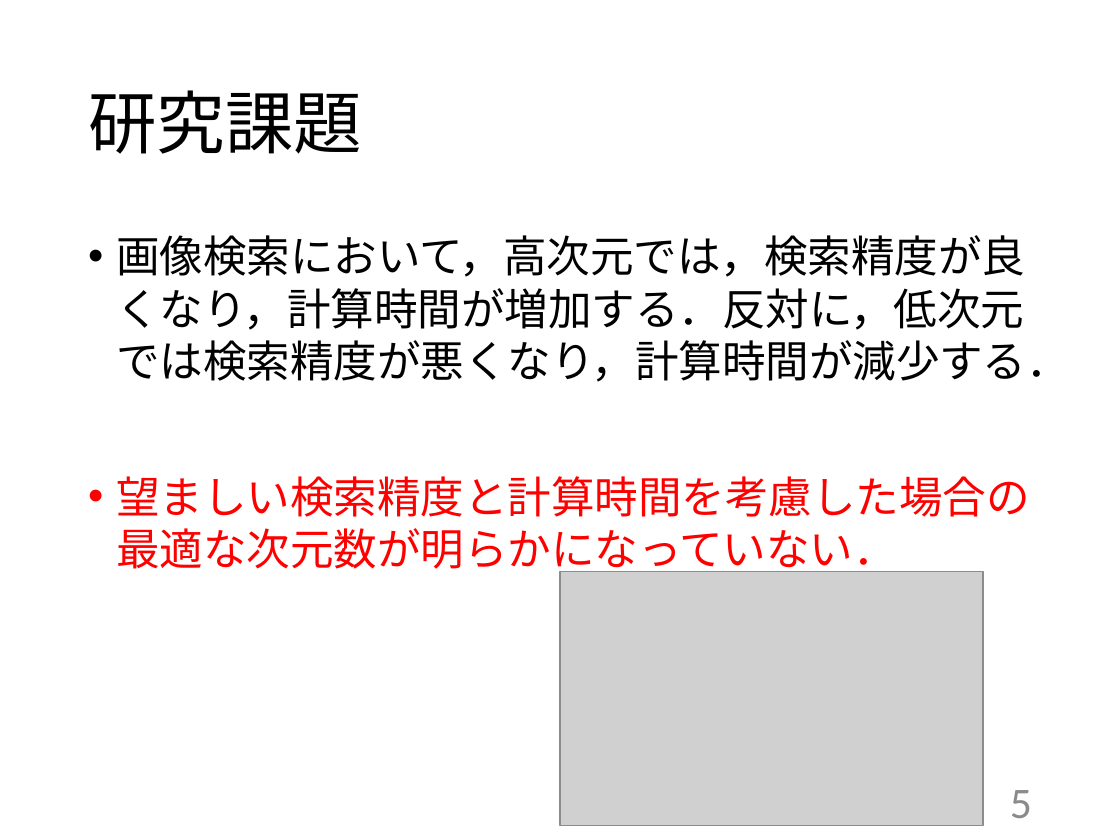
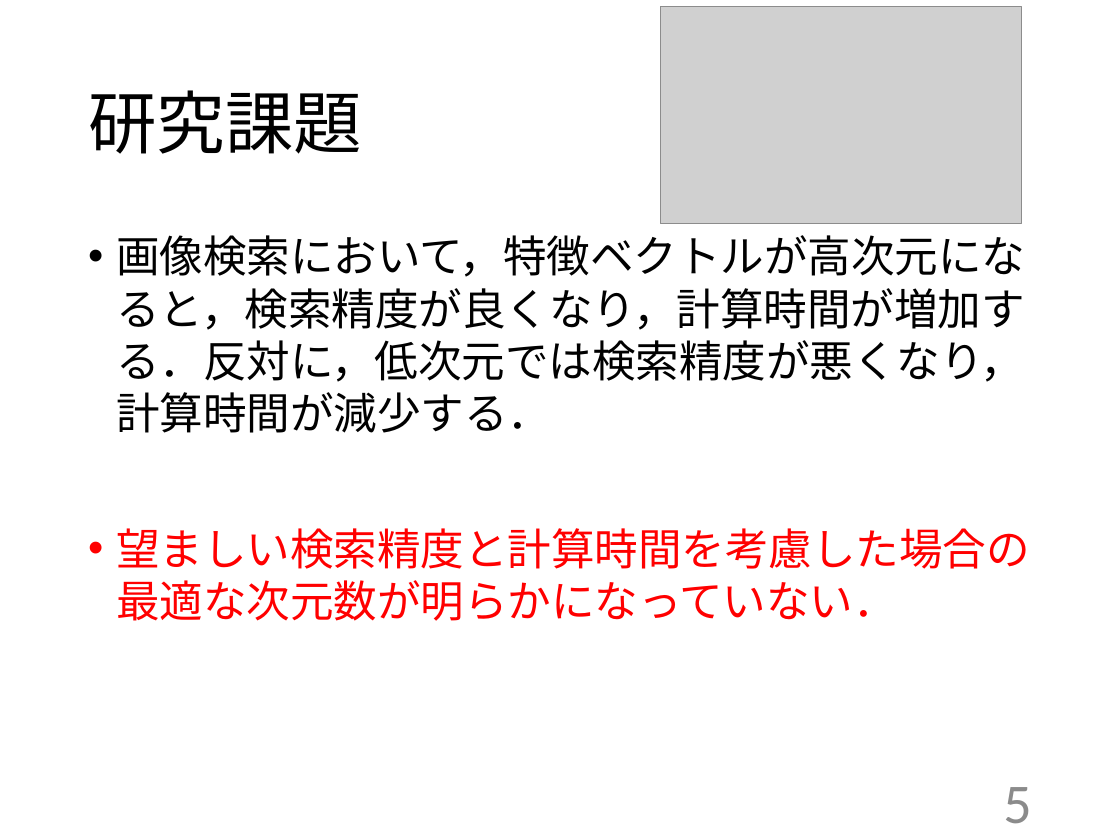
Before and after one commit to kait-takanolab/1821005-yoshioka-thesis, a slide deck: slide 5 of 卒研発表/1821005_yoshioka_thesis.pptx. Drawn at 1120x840 pixels with LibreOffice and Linux fonts; fonts in the diff are those of the drawing; grey boxes stand for pictures. Boxes give left, top, right and bottom in pixels: in the first picture for what was removed or moved away, otherwise in the second. Text is boxed around its words. In the diff, an @@ line names an element or a change of style, - is before the commit and + after.

```diff
--- a/卒研発表/1821005_yoshioka_thesis.pptx
+++ b/卒研発表/1821005_yoshioka_thesis.pptx
@@ picture resized from (x1=560, y1=571, x2=983, y2=825) to (x1=661, y1=7, x2=1021, y2=224) @@
@@ text at (x1=116, y1=235, x2=1025, y2=433): text changed @@
-• 画像検索において，高次元では，検索精度が良くなり，計算時間が増加する．反対に，低次元では検索精度が悪くなり，計算時間が減少する．
+• 画像検索において，特徴ベクトルが高次元になると，検索精度が良くなり，計算時間が増加する．反対に，低次元では検索精度が悪くなり，計算時間が減少する．
@@ page number at (x1=1003, y1=787, x2=1031, y2=824): size 28 to 36 pt @@
```
Also in this commit, not shown: 1 other slide changed, 1 slide added.
